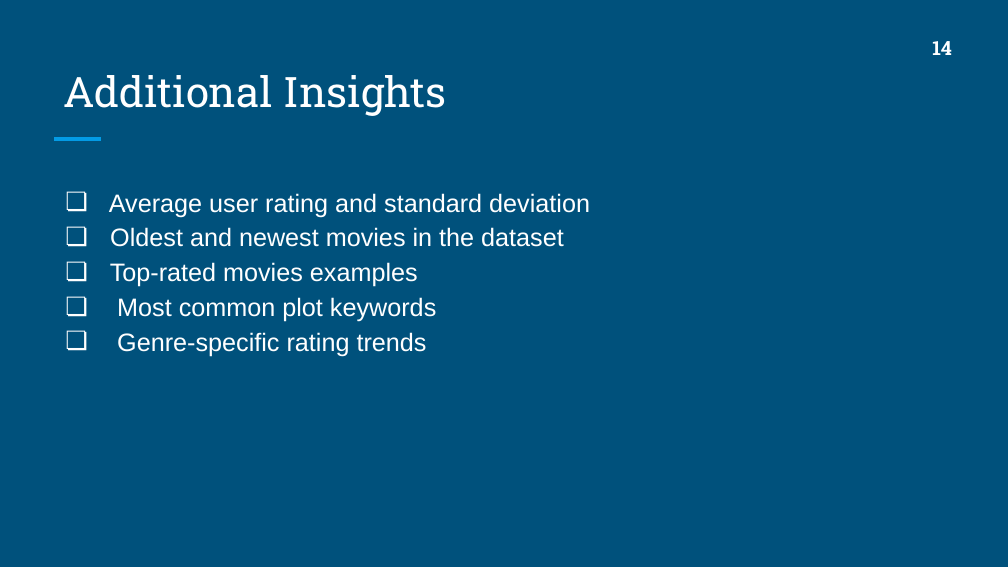
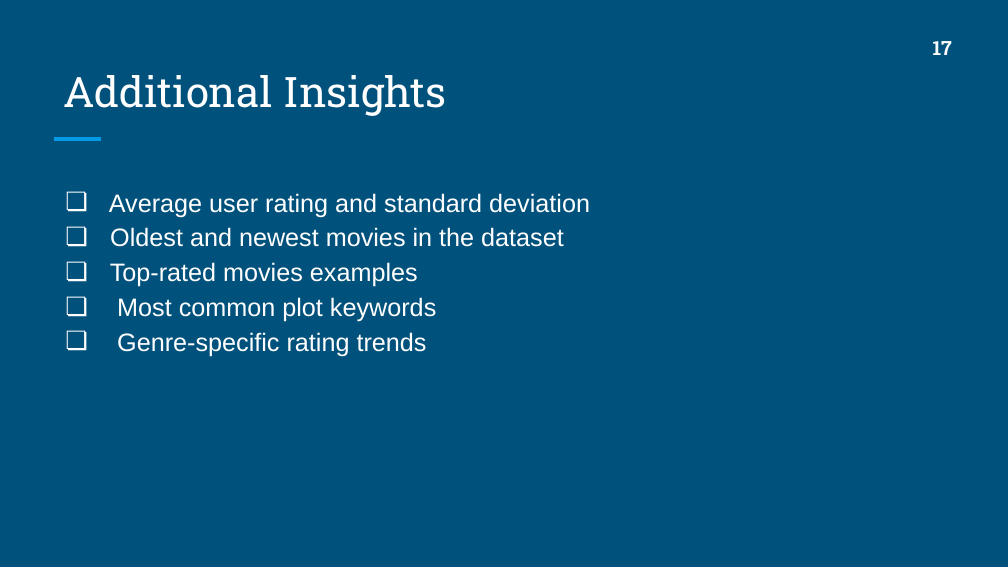
Before and after one commit to sakibrokoni/CSE707, a slide deck: slide 18 of Task 4b/CSE707_Task 4b_Group6.pptx (slide 15 before the commit). Drawn at 1008x567 pixels with LibreOffice and Linux fonts; fonts in the diff are those of the drawing. Boxes give left, top, right and bottom in pixels: in the first picture for what was removed or moved away, otherwise in the second. Text is boxed around its words. In the diff, an @@ line names an element or a change of style, - is before the commit and + after.

```diff
--- a/Task 4b/CSE707_Task 4b_Group6.pptx
+++ b/Task 4b/CSE707_Task 4b_Group6.pptx
@@ text at (x1=933, y1=41, x2=952, y2=55): text changed @@
-14
+17
```
Also in this commit, not shown: 15 other slides changed, 3 slides added, 1 other file.
